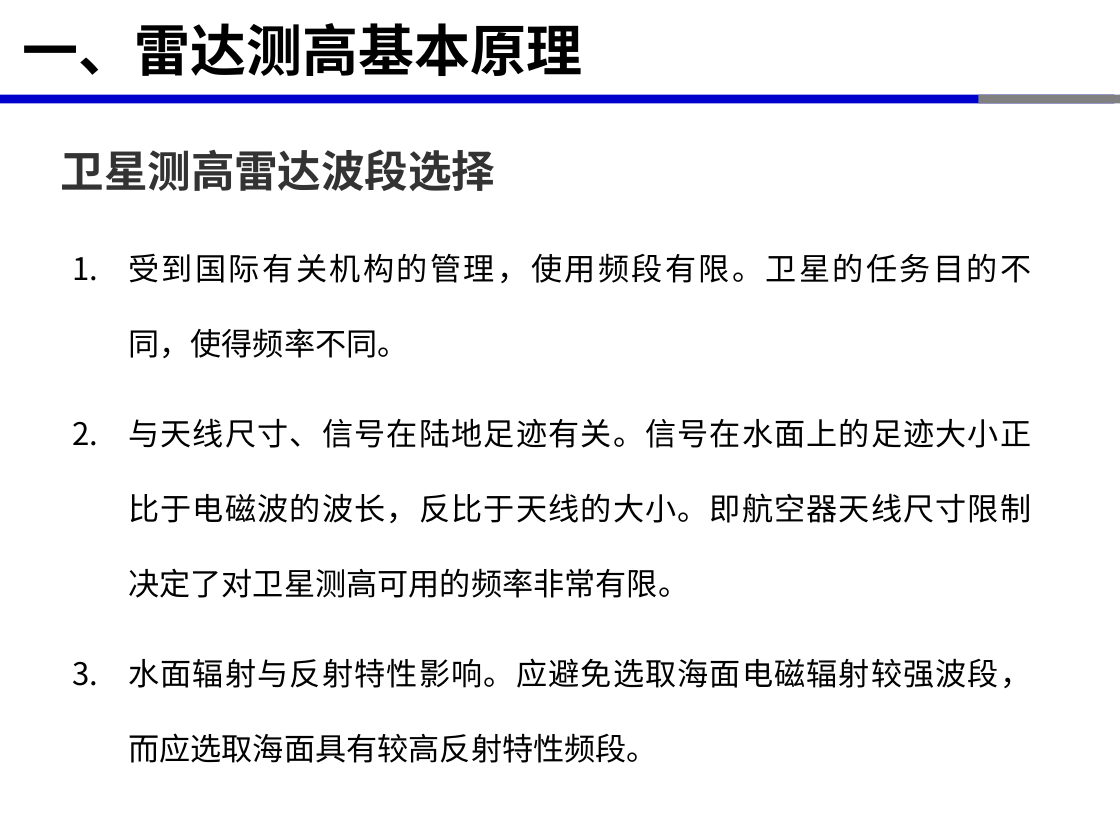
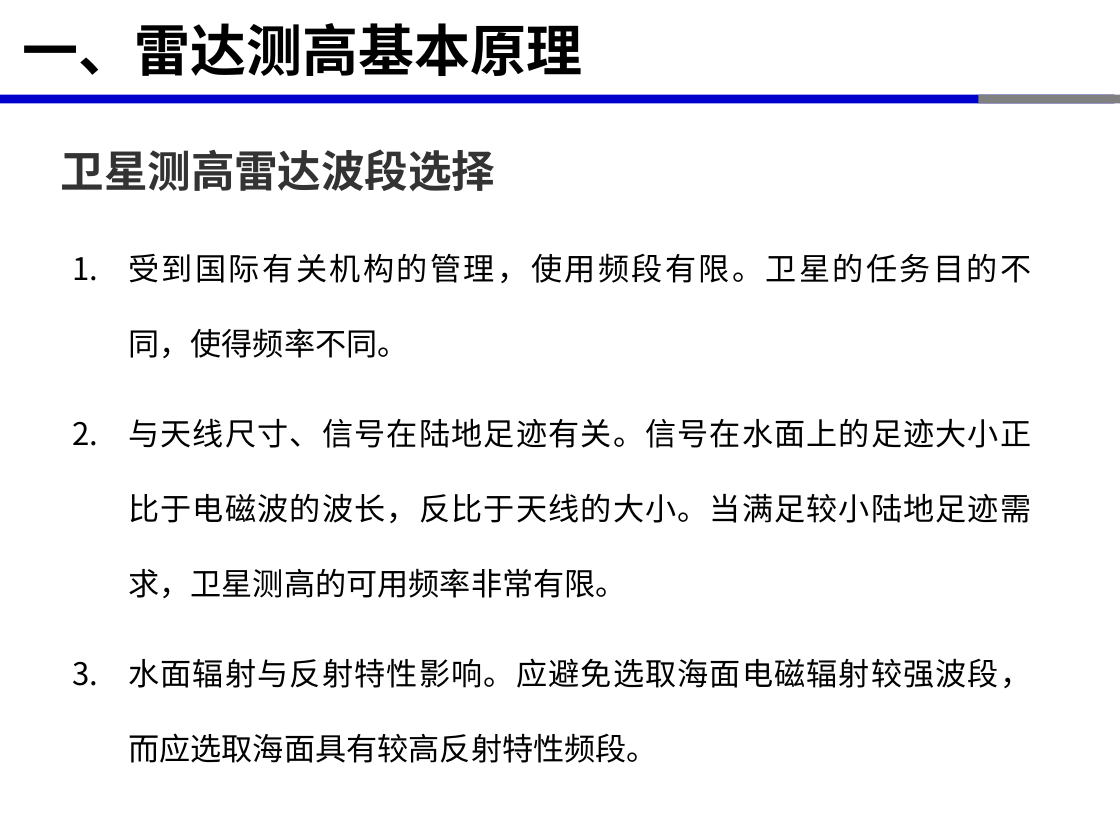
Before and after one commit to xinluo2018/satellite-altimetry-course, a slide deck: slide 6 of 第2章-星载雷达测高原理-2学时/第2章-星载雷达测高原理-2学时.pptx. Drawn at 1120x840 pixels with LibreOffice and Linux fonts; fonts in the diff are those of the drawing. Boxes give left, top, right and bottom in pixels: in the first picture for what was removed or moved away, otherwise in the second. Text is boxed around its words. In the diff, an @@ line names an element or a change of style, - is before the commit and + after.

```diff
--- a/第2章-星载雷达测高原理-2学时/第2章-星载雷达测高原理-2学时.pptx
+++ b/第2章-星载雷达测高原理-2学时/第2章-星载雷达测高原理-2学时.pptx
@@ text at (x1=128, y1=418, x2=1031, y2=598): text changed @@
-2. 与天线尺寸、信号在陆地足迹有关。信号在水面上的足迹大小正比于电磁波的波长，反比于天线的大小。即航空器天线尺寸限制决定了对卫星测高可用的频率非常有限。
+2. 与天线尺寸、信号在陆地足迹有关。信号在水面上的足迹大小正比于电磁波的波长，反比于天线的大小。当满足较小陆地足迹需求，卫星测高的可用频率非常有限。
```
Also in this commit, not shown: 12 other slides changed, 2 slides removed, 2 other files.
